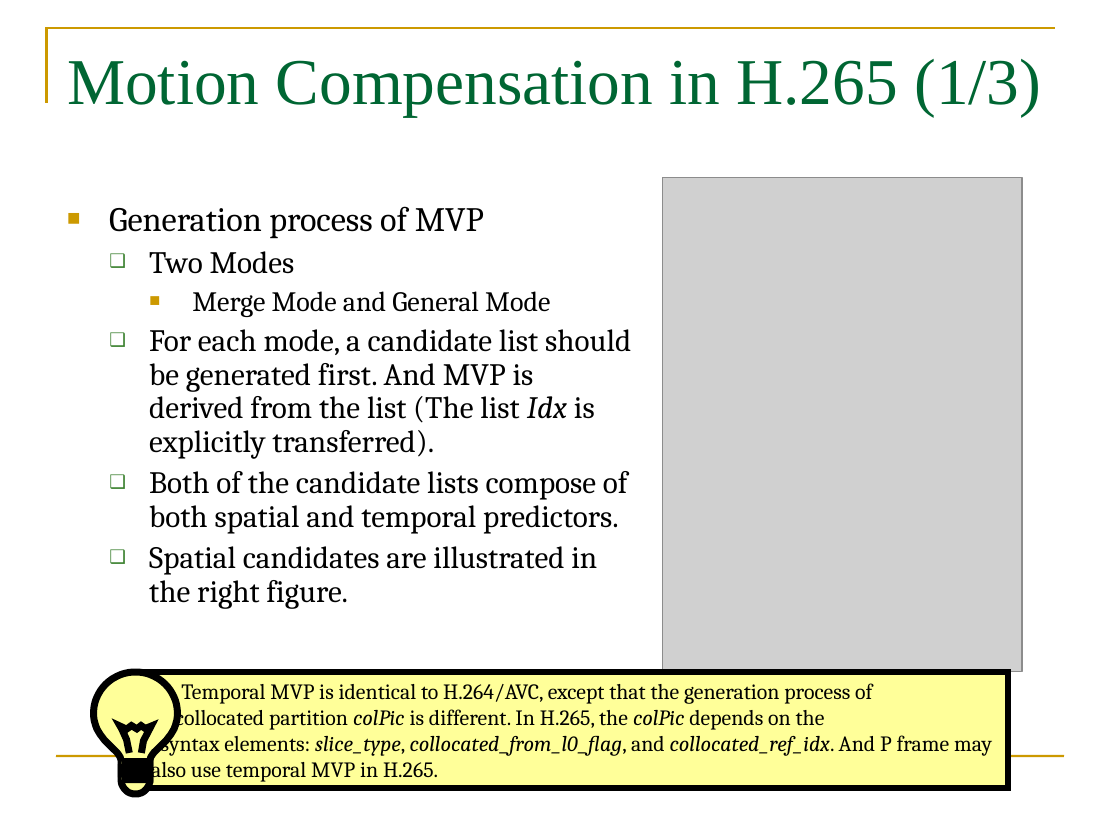
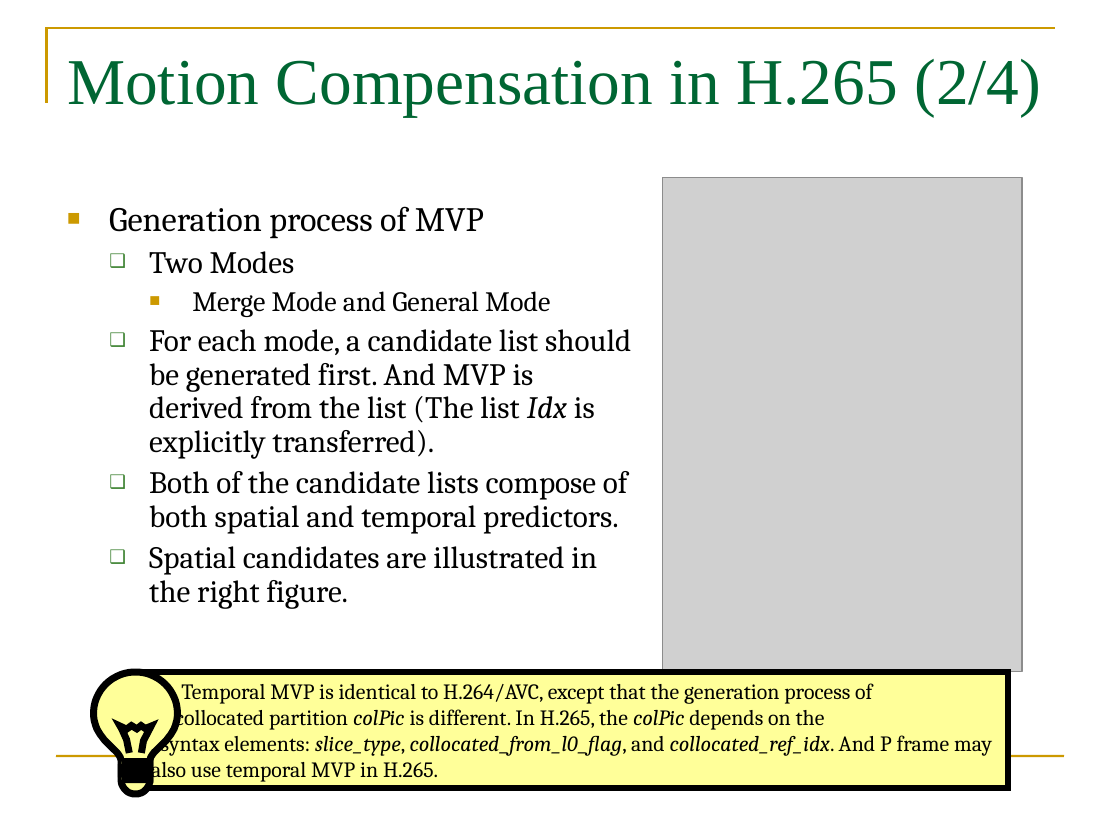
Before and after one commit to YuxuanLing/trunk, a slide deck: slide 27 of trunk/presentation/H265-Yuxuan.ppt (slide 25 before the commit). Drawn at 1120x840 pixels with LibreOffice and Linux fonts; fonts in the diff are those of the drawing; grey boxes stand for pictures. Boxes give left, top, right and bottom in pixels: in the first picture for what was removed or moved away, otherwise in the second. Text is boxed around its words. In the diff, an @@ line names an element or a change of style, - is before the commit and + after.

Commit message:
modify presentation ppt for h265

```diff
--- a/trunk/presentation/H265-Yuxuan.ppt
+++ b/trunk/presentation/H265-Yuxuan.ppt
@@ title at bbox=[67, 59, 1041, 117]: text changed @@
-Motion Compensation in H.265 (1/3)
+Motion Compensation in H.265 (2/4)
```
Also in this commit, not shown: 5 other slides changed, 2 slides added.
